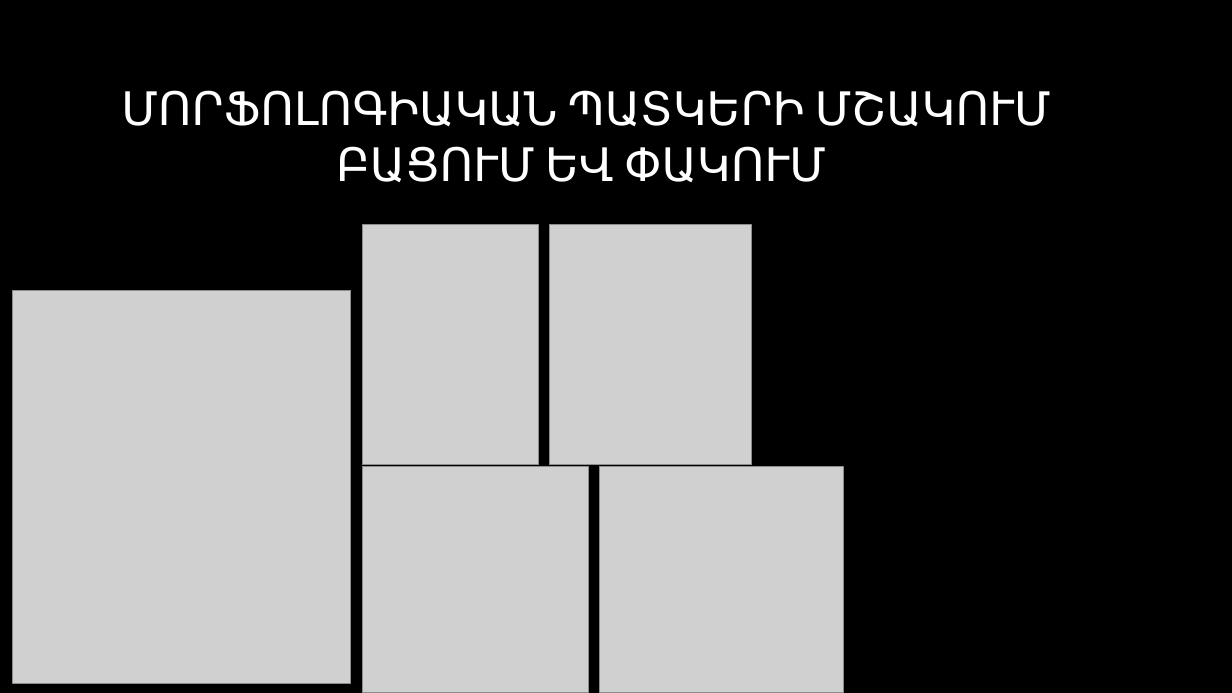
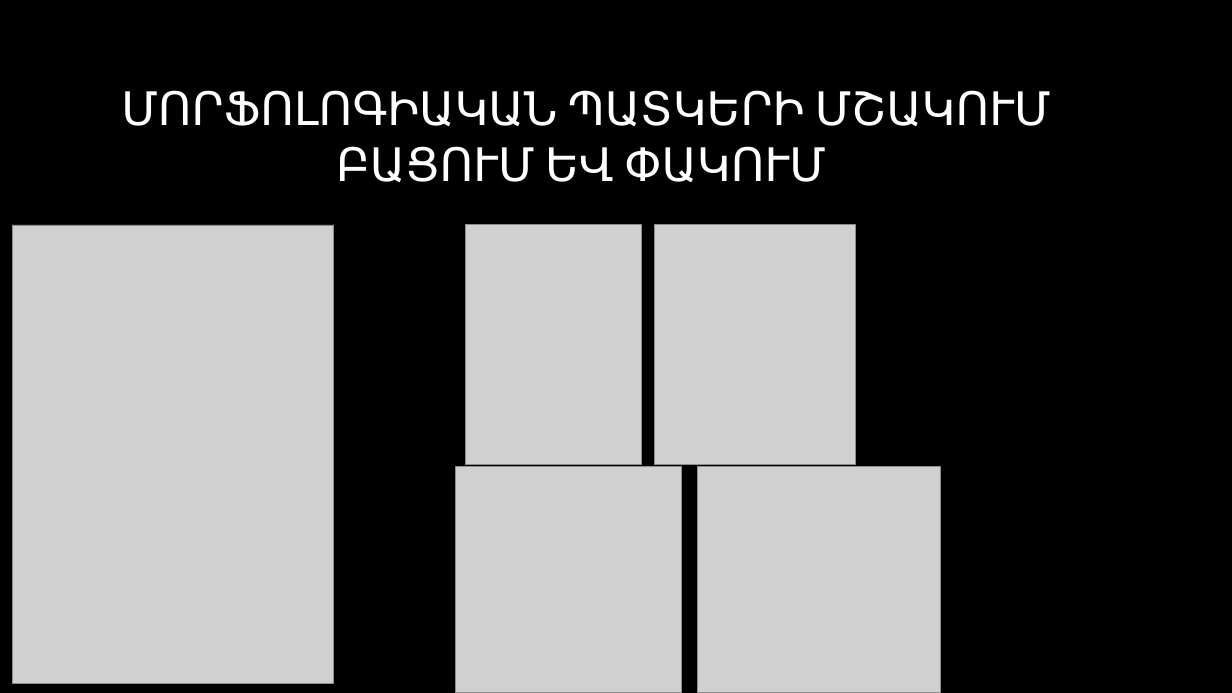
Before and after one commit to CGevorg/OpenKrypton, a slide deck: slide 5 of presentation/Presentation.pptx (slide 4 before the commit). Drawn at 1232x693 pixels with LibreOffice and Linux fonts; fonts in the diff are those of the drawing; grey boxes stand for pictures; background and template pictures are left out. Boxes give left, top, right and bottom in pixels: in the first picture for what was removed or moved away, otherwise in the second. Text is boxed around its words. In the diff, an @@ line names an element or a change of style, - is before the commit and + after.

```diff
--- a/presentation/Presentation.pptx
+++ b/presentation/Presentation.pptx
@@ picture: place and size @@
-picture at box(12, 290, 351, 683)
+picture at box(12, 226, 334, 684)
@@ picture: place and size @@
-picture at box(362, 226, 539, 465)
+picture at box(466, 226, 642, 465)
@@ picture: place and size @@
-picture at box(550, 226, 751, 465)
+picture at box(654, 226, 856, 465)
@@ picture: place and size @@
-picture at box(362, 467, 589, 693)
+picture at box(456, 467, 682, 693)
@@ picture: place and size @@
-picture at box(600, 467, 844, 693)
+picture at box(697, 467, 941, 693)
```
Also in this commit, not shown: 10 other slides changed, 6 slides added, 2 slides removed, 1 other file.
